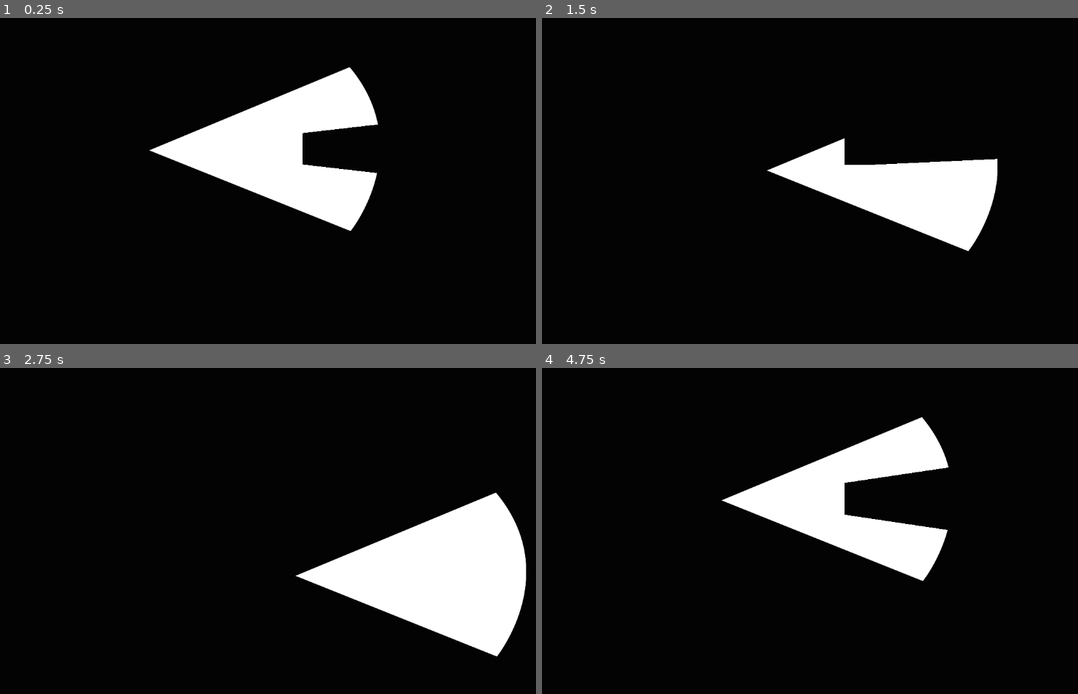
Above: before the commit, frames 1-4 (two rows, left to right).
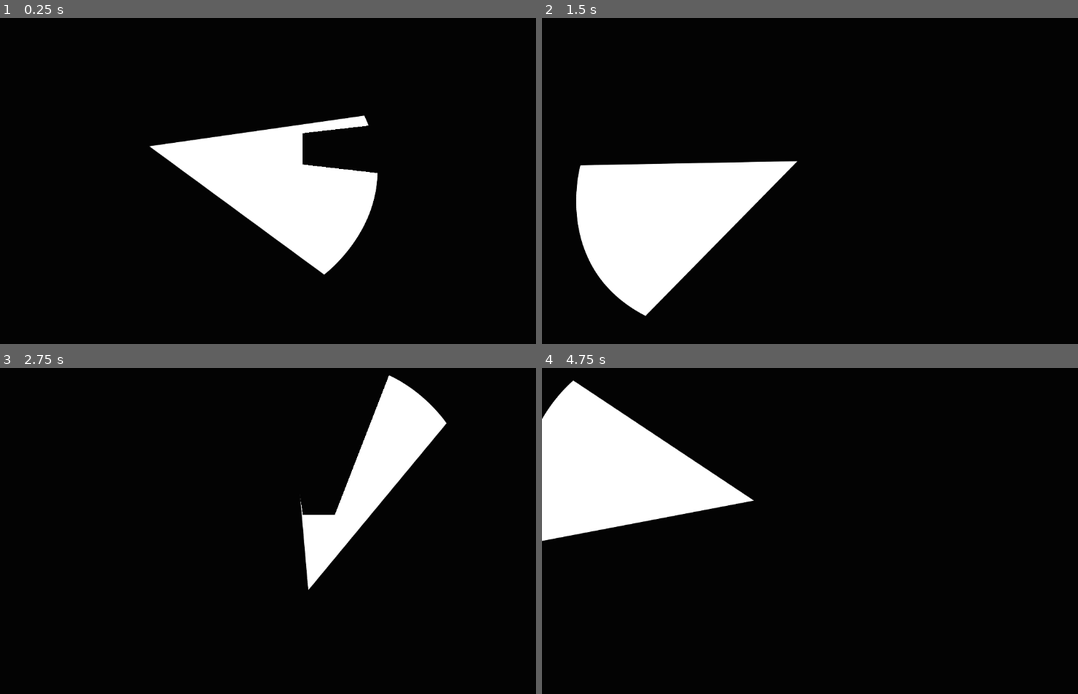
Above: after the commit, the same moments.

Repository: Zack-Calderwood/GAME-OFF-2024
Game: Godot game, scene res://game.tscn
The game is run twice, just before and just after one commit, with the same random seed, the same clock (stepped at 60 frames per second) and the same inputs.
Inputs (mouse positions are in pixels of both pictures, inside the frame that each line leads up to):
- Up to frame 1 (0.25 s): no input
- Up to frame 2 (1.5 s): tap Enter at 0.5 s; move the mouse to (960, 164) at 0.52 s; hold Right (ui_right) 0.53-1.28 s; move the mouse to (718, 197) at 1.27 s; hold Down (ui_down) from 1.28 s (still down)
- Up to frame 3 (2.75 s): move the mouse to (348, 459) at 2.02 s; release Down (ui_down) at 2.03 s; hold Right (ui_right) from 2.03 s (still down)
- Up to frame 4 (4.75 s): move the mouse to (804, 596) at 2.77 s; release Right (ui_right) at 2.78 s; hold Up (ui_up) 2.78-3.53 s; move the mouse to (1008, 579) at 3.52 s; hold Left (ui_left) from 3.53 s (still down); move the mouse to (659, 482) at 4.27 s

The runs differ from the first frame. In frame 1, 6.7% of the frame differs, in the area x 27-71%, y 14-79%; in frame 2, 18%; in frame 3, 17%; in frame 4, 19%, in the area x 0-76%, y 3-66%.

Commit message:
spotlight Rotate

Diff:
--- /dev/null
+++ b/game-off-2024/Scenes/Flashlight.gd
@@ -0,0 +1,16 @@
+extends PointLight2D
+# Called when the node enters the scene tree for the first time.
+func _ready() -> void:
+	pass # Replace with function body.
+
+
+# Called every frame. 'delta' is the elapsed time since the previous frame.
+func _process(delta: float) -> void:
+
+	var mouse_Pos = get_global_mouse_position()
+
+	var dire = mouse_Pos - global_position
+
+	rotation = dire.angle()
+
+	pass
--- a/game-off-2024/Scenes/player.tscn
+++ b/game-off-2024/Scenes/player.tscn
@@ -1,8 +1,9 @@
-[gd_scene load_steps=5 format=3 uid="uid://df6drajyppg1f"]
+[gd_scene load_steps=6 format=3 uid="uid://df6drajyppg1f"]
 
 [ext_resource type="Texture2D" uid="uid://uj57pmkcd16p" path="res://Assets/player.png" id="1_1pnra"]
 [ext_resource type="Script" path="res://Scripts/player.gd" id="1_p2k4j"]
 [ext_resource type="Texture2D" uid="uid://cmwta72rwcr68" path="res://Assets/light_cone.png" id="3_6rv0v"]
+[ext_resource type="Script" path="res://Scenes/Flashlight.gd" id="4_kv2ns"]
 
 [sub_resource type="CircleShape2D" id="CircleShape2D_lcxtd"]
 radius = 8.0
@@ -11,6 +12,7 @@
 script = ExtResource("1_p2k4j")
 
 [node name="Sprite2D" type="Sprite2D" parent="."]
+unique_name_in_owner = true
 texture = ExtResource("1_1pnra")
 
 [node name="CollisionShape2D" type="CollisionShape2D" parent="."]
@@ -22,3 +24,4 @@
 shadow_enabled = true
 texture = ExtResource("3_6rv0v")
 offset = Vector2(400, 0)
+script = ExtResource("4_kv2ns")
